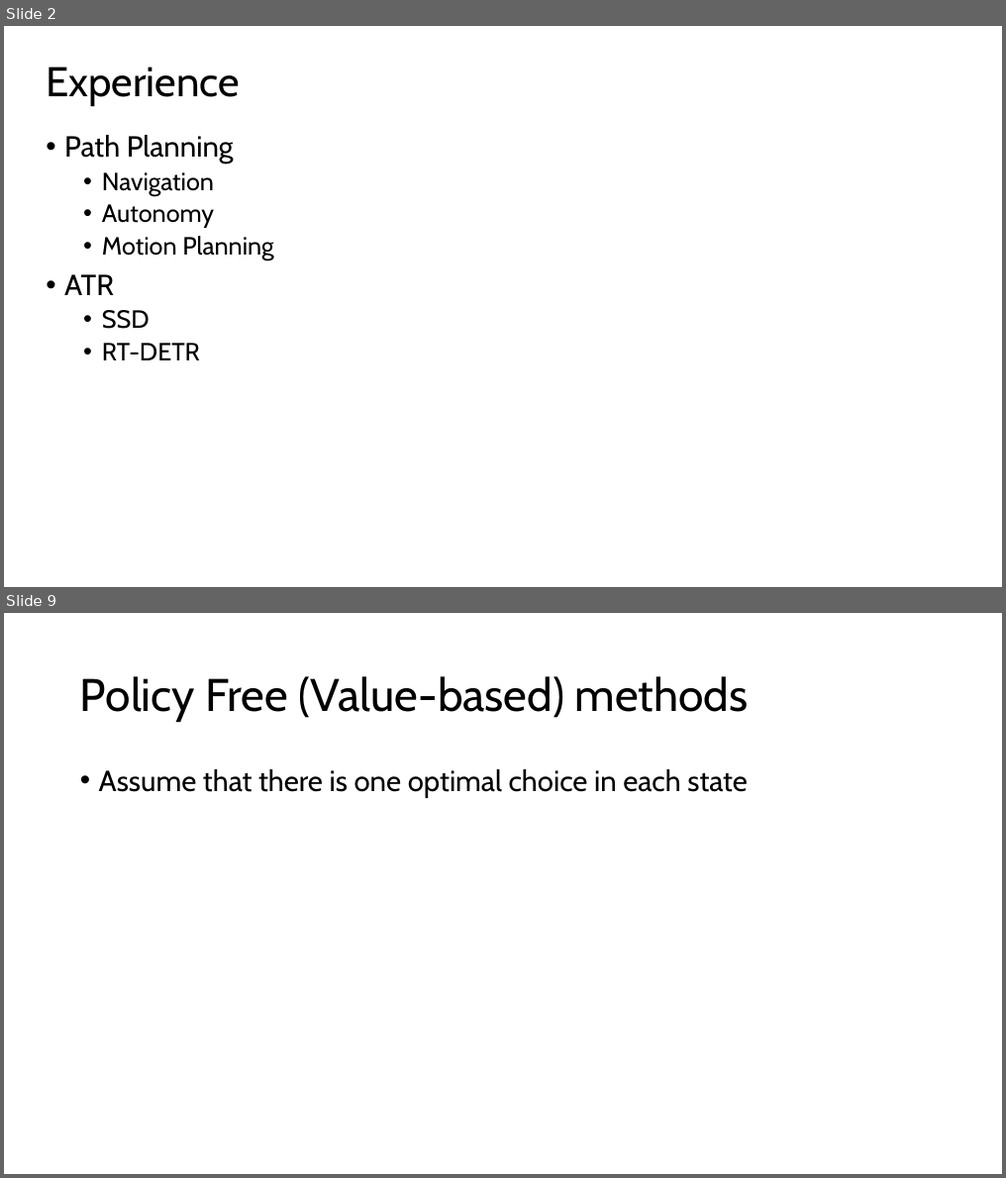
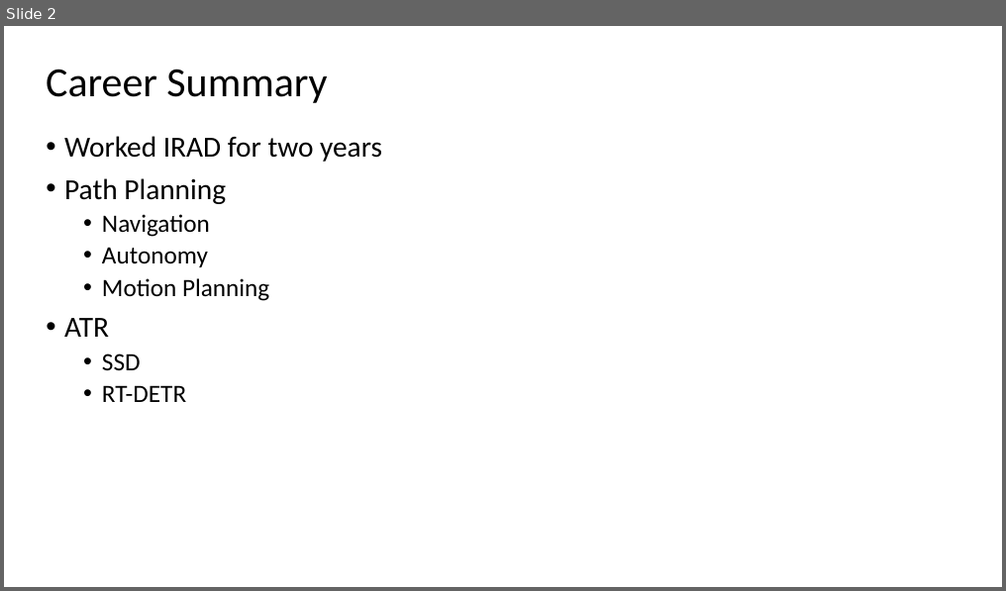
Before and after one commit to akshaygulabrao/flappybird-monorepo, a slide deck: Slides.pptx. Shown one above the other, each under a label of ours: slides 2 and 9 before the commit, slide 2 after it; the slides between them are not shown. The pictures are 1006x1178 and 1006x591 pixels, drawn with LibreOffice and Linux fonts; fonts in the diff are those of the drawing. Boxes give left, top, right and bottom in pixels: in the first picture for what was removed or moved away, otherwise in the second. Text is boxed around its words. In the diff, an @@ line names an element or a change of style, - is before the commit and + after.

```diff
--- a/Slides.pptx
+++ b/Slides.pptx
@@ slide 9 removed at [4, 613, 1002, 1174], background #FFFFFF @@
@@ title removed at [80, 676, 748, 722] @@
-Policy Free (Value-based) methods
@@ text removed at [99, 769, 747, 798] @@
-• Assume that there is one optimal choice in each state
@@ slide 2 changed as well @@
@@ text at [46, 69, 327, 103]: text changed; font Cabin to Calibri @@
-Experience
+Career Summary
@@ text at [64, 136, 382, 162]: paragraph added @@
+• Worked IRAD for two years
@@ text at [64, 178, 269, 402]: font Cabin to Calibri in "Path Planning", "Navigation", "Autonomy", "Motion Planning" and 3 more places @@
```
Also in this commit, not shown: 1 other slide changed, 8 slides added, 13 other slides removed, 6 other files.
